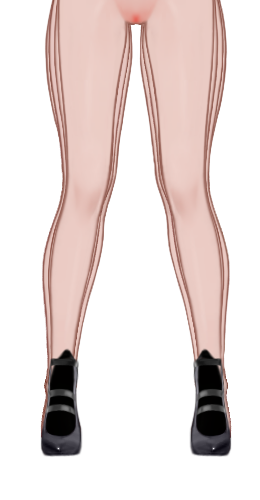
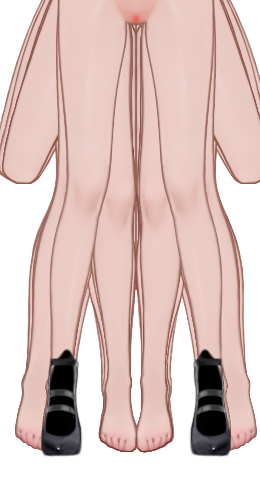
Comparing the layer stacks of the two (260, 500) images. Changes:
hid "新Default 副本" (2nd of 2) over [41, 0, 232, 453]
hid "新Normal_White 副本" over [41, 0, 232, 452]
hid "新Normal_White 副本 5" over [40, 0, 232, 451]
hid "新Normal_White 副本 6" over [44, 0, 228, 452]
showed "新Default 副本 2" (2nd of 2, in "BodyLower 副本" › "Small 副本") over [41, 0, 232, 453]
showed "Small_White 副本" over [59, 0, 214, 453]
showed "新Spread 副本 5" over [15, 0, 257, 451]
showed "新Kneel 副本" over [57, 0, 215, 198]
showed "新Kneel 副本 2" over [2, 0, 260, 184]
showed "新Normal_White 副本 4" over [41, 0, 232, 452]
showed "新LegsClosed 副本 5" over [57, 0, 216, 453]
showed "新Spread 副本 6" over [15, 0, 257, 451]
showed "新LegsClosed 副本 2" over [57, 0, 216, 198]
showed "新Kneel 副本 3" over [2, 0, 260, 184]
showed "新Normal_White 副本 2" over [40, 0, 232, 451]
showed "新LegsClosed 副本 3" over [53, 0, 218, 452]
showed "新Spread 副本 3" over [15, 0, 257, 451]
showed "新LegsClosed 副本 4" over [53, 0, 218, 199]
showed "新Kneel 副本 4" over [0, 0, 260, 184]
showed "新Normal_White 副本 3" over [44, 0, 228, 452]
showed "图层 6 副本" over [50, 0, 223, 452]
showed "新Spread 副本 4" over [17, 0, 254, 451]
showed "图层 6 副本 2" over [49, 0, 222, 199]
showed "新Kneel 副本 5" over [0, 0, 260, 185]
